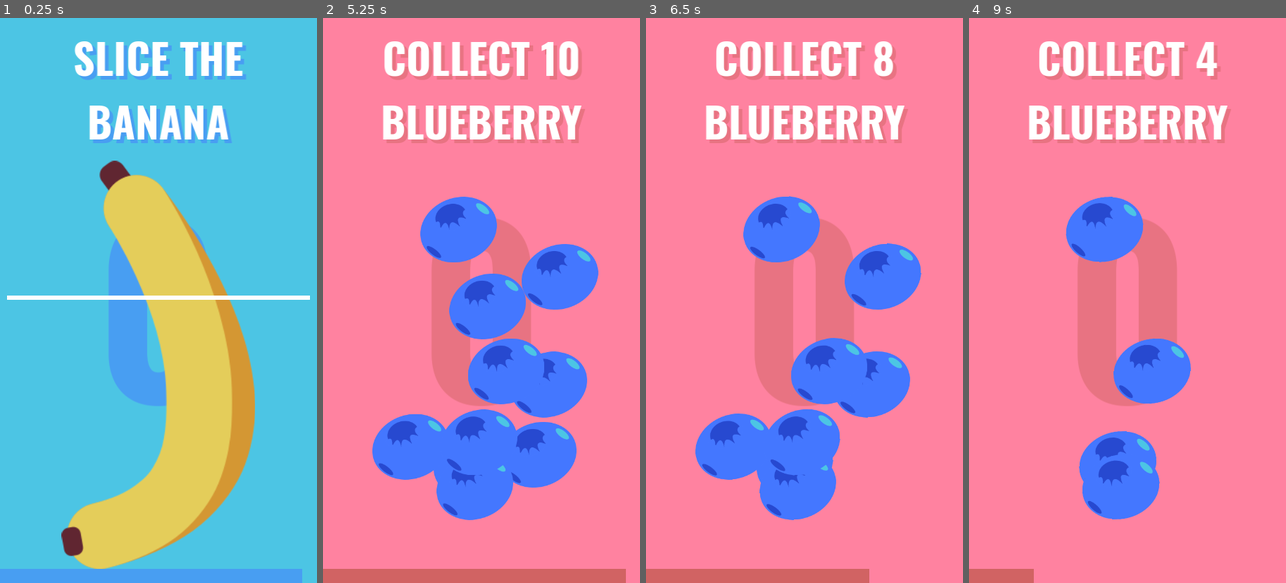
Above: before the commit, frames 1-4 (left to right).
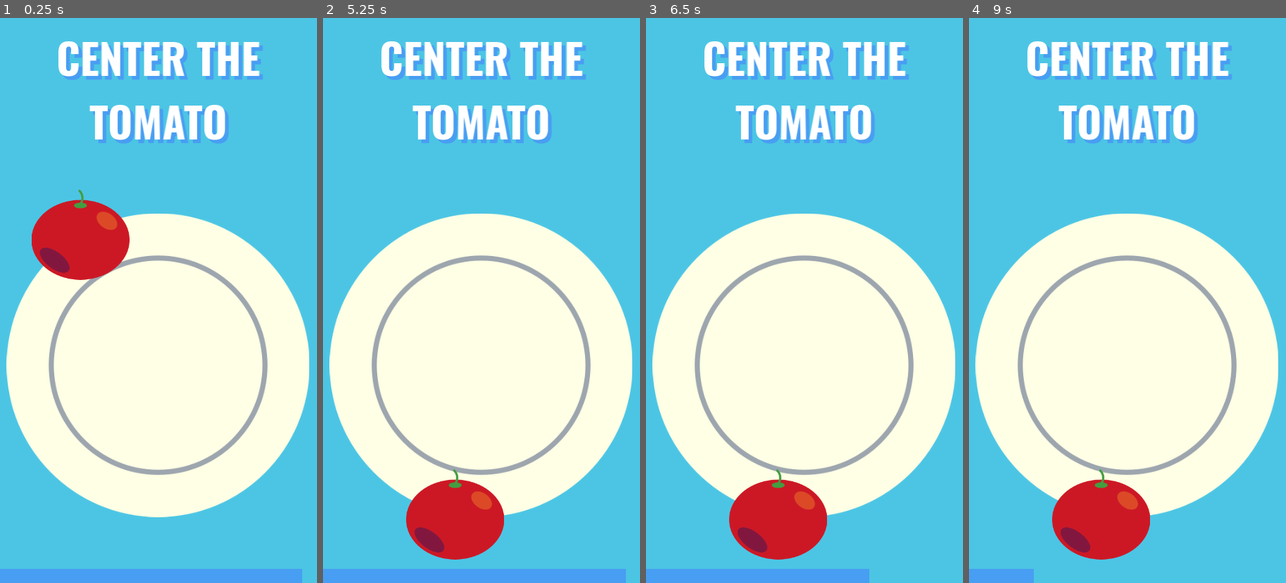
Above: after the commit, the same moments.

Repository: Birdboys/pocketSous
Game: Godot game, scene res://Scenes/base_mini_game.tscn
Two runs of this game, one before a commit and one after it. Both use one fixed random seed, a clock stepped at 60 frames per second and the inputs below.
Inputs (mouse positions are in pixels of both pictures, inside the frame that each line leads up to):
- Up to frame 1 (0.25 s): no input
- Up to frame 2 (5.25 s): drag from (329, 294) to (633, 294) at 0.52 s; drag from (633, 294) to (329, 294) at 1.27 s; tap Enter at 2, 3.5 s; move the mouse to (481, 294) at 2.02 s; press the mouse at (481, 294) at 2.03 s; release the mouse at (481, 294) at 2.75 s; tap Space at 2.75 s; drag from (465, 413) to (633, 294) at 2.77 s; move the mouse to (576, 385) at 3.52 s; press the mouse at (576, 385) at 3.53 s; release the mouse at (576, 385) at 4.25 s; drag from (386, 215) to (481, 294) at 4.27 s; move the mouse to (497, 300) at 5.02 s; press the mouse at (497, 300) at 5.03 s
- Up to frame 3 (6.5 s): release the mouse at (820, 300) at 5.75 s; click (861, 453) at 5.77 s
- Up to frame 4 (9 s): click (1194, 385) at 6.52 s; click (1206, 277) at 7.27 s; click (1117, 464) at 8.02 s; click (1057, 447) at 8.77 s

The runs differ from the first frame. In frame 1, 52% of the frame differs, in the area x 2-98%, y 4-98%; in frame 2, 98%; in frame 3, 98%; in frame 4, 99%, in the area x 0-100%, y 0-100%.

Commit message:
centering food on plate game mode started

Diff:
--- /dev/null
+++ b/Assets/foods/utensil/plate.svg
@@ -0,0 +1,67 @@
+<?xml version="1.0" encoding="UTF-8" standalone="no"?>
+<!-- Created with Inkscape (http://www.inkscape.org/) -->
+
+<svg
+   width="483.68735"
+   height="483.68735"
+   viewBox="0 0 127.9756 127.97561"
+   version="1.1"
+   id="svg1"
+   sodipodi:docname="plate.svg"
+   inkscape:version="1.3 (0e150ed6c4, 2023-07-21)"
+   xmlns:inkscape="http://www.inkscape.org/namespaces/inkscape"
+   xmlns:sodipodi="http://sodipodi.sourceforge.net/DTD/sodipodi-0.dtd"
+   xmlns="http://www.w3.org/2000/svg"
+   xmlns:svg="http://www.w3.org/2000/svg">
+  <sodipodi:namedview
+     id="namedview1"
+     pagecolor="#ffffff"
+     bordercolor="#666666"
+     borderopacity="1.0"
+     inkscape:showpageshadow="2"
+     inkscape:pageopacity="0.0"
+     inkscape:pagecheckerboard="0"
+     inkscape:deskcolor="#d1d1d1"
+     inkscape:document-units="mm"
+     inkscape:zoom="1.5340488"
+     inkscape:cx="212.50953"
+     inkscape:cy="282.58553"
+     inkscape:window-width="1920"
+     inkscape:window-height="1057"
+     inkscape:window-x="-8"
+     inkscape:window-y="-8"
+     inkscape:window-maximized="1"
+     inkscape:current-layer="layer1" />
+  <defs
+     id="defs1">
+    <inkscape:path-effect
+       effect="spiro"
+       id="path-effect3"
+       is_visible="true"
+       lpeversion="1" />
+  </defs>
+  <g
+     inkscape:label="Layer 1"
+     inkscape:groupmode="layer"
+     id="layer1"
+     transform="translate(-3.7455249,-3.7455249)">
+    <circle
+       style="fill:#feffe5;stroke:#e4cd5a;stroke-width:0;stroke-linecap:round;paint-order:stroke markers fill"
+       id="path1"
+       cx="67.73333"
+       cy="67.73333"
+       r="63.987804" />
+    <circle
+       style="fill:#9da5ae;stroke:#5a71e4;stroke-width:0;stroke-linecap:round;paint-order:stroke markers fill"
+       id="circle3"
+       cx="67.73333"
+       cy="67.73333"
+       r="46.222996" />
+    <circle
+       style="fill:#feffe5;stroke:#e4cd5a;stroke-width:0;stroke-linecap:round;paint-order:stroke markers fill"
+       id="circle4"
+       cx="67.73333"
+       cy="67.73333"
+       r="44.067074" />
+  </g>
+</svg>
--- /dev/null
+++ b/Scenes/center_plate_game.tscn
@@ -0,0 +1,41 @@
+[gd_scene load_steps=4 format=3 uid="uid://435ga27ellrf"]
+
+[ext_resource type="Script" path="res://Scripts/center_plate_game.gd" id="1_oq8gt"]
+[ext_resource type="Texture2D" uid="uid://co6lq6wxk8i06" path="res://Assets/foods/utensil/plate.svg" id="1_vi08t"]
+
+[sub_resource type="CircleShape2D" id="CircleShape2D_jcovg"]
+radius = 32.0
+
+[node name="centerPlateGame" type="Control"]
+layout_mode = 3
+anchors_preset = 15
+anchor_right = 1.0
+anchor_bottom = 1.0
+grow_horizontal = 2
+grow_vertical = 2
+size_flags_horizontal = 3
+size_flags_vertical = 3
+script = ExtResource("1_oq8gt")
+
+[node name="plate" type="TextureRect" parent="."]
+layout_mode = 1
+anchors_preset = 15
+anchor_right = 1.0
+anchor_bottom = 1.0
+grow_horizontal = 2
+grow_vertical = 2
+rotation = 0.00179875
+texture = ExtResource("1_vi08t")
+stretch_mode = 5
+
+[node name="centerArea" type="Area2D" parent="."]
+
+[node name="centerAreaShape" type="CollisionShape2D" parent="centerArea"]
+shape = SubResource("CircleShape2D_jcovg")
+
+[node name="centerTimer" type="Timer" parent="."]
+one_shot = true
+
+[connection signal="area_entered" from="centerArea" to="." method="_on_center_area_area_entered"]
+[connection signal="area_exited" from="centerArea" to="." method="_on_center_area_area_exited"]
+[connection signal="timeout" from="centerTimer" to="." method="_on_center_timer_timeout"]
--- /dev/null
+++ b/Scenes/plate_food.tscn
@@ -0,0 +1,19 @@
+[gd_scene load_steps=4 format=3 uid="uid://b67vu4tkgtr6"]
+
+[ext_resource type="Script" path="res://Scripts/plate_food.gd" id="1_belbd"]
+[ext_resource type="Texture2D" uid="uid://cbrnf0i0yjor5" path="res://Assets/foods/apple/red_apple.svg" id="1_jsseo"]
+
+[sub_resource type="CircleShape2D" id="CircleShape2D_hks5i"]
+radius = 32.0
+
+[node name="plateFood" type="CharacterBody2D"]
+motion_mode = 1
+script = ExtResource("1_belbd")
+
+[node name="plateFoodSprite" type="Sprite2D" parent="."]
+texture = ExtResource("1_jsseo")
+
+[node name="plateFoodArea" type="Area2D" parent="."]
+
+[node name="plateFoodAreaShape" type="CollisionShape2D" parent="plateFoodArea"]
+shape = SubResource("CircleShape2D_hks5i")
--- a/Scripts/base_mini_game.gd
+++ b/Scripts/base_mini_game.gd
@@ -9,10 +9,12 @@
 @onready var game_data_3 = {"type":"collect_tap","theme":"pink","task_text":"COLLECT %s BLUEBERRY","num_collect":10,"good_collect":[["berry","blueberry"]],"bad_collect":[]}
 @onready var game_data_4 = {"type":"single_slice","theme":"orange","task_text":"SLICE THE ZUCCHINI","food":"zucchini"}
 @onready var game_data_5 = {"type":"single_slice","theme":"blue","task_text":"SLICE THE BANANA","food":"banana"}
-@onready var games = [game_data_1,game_data_2,game_data_3,game_data_4,game_data_5]
+@onready var game_data_6 = {"type":"center_plate_food","theme":"blue","task_text":"CENTER THE TOMATO","food":["tomato","tomato"]}
+@onready var games = [game_data_6]#[game_data_1,game_data_2,game_data_3,game_data_4,game_data_5,game_data_6]
 @onready var selectTapMiniGame := preload("res://Scenes/select_tap_game.tscn")
 @onready var collectTapMiniGame := preload("res://Scenes/collect_tap_game.tscn")
 @onready var singleSwipeMiniGame := preload("res://Scenes/single_slice_game.tscn")
+@onready var centerPlateFoodMiniGame := preload("res://Scenes/center_plate_game.tscn")
 @onready var current_game = null
 @onready var current_game_type = null
 @onready var current_task = null
@@ -39,6 +41,7 @@
 		'select_tap': generateSelectTapGame(game_data)
 		'collect_tap': generateCollectTapGame(game_data)
 		'single_slice': generateSingleSwipeGame(game_data)
+		'center_plate_food': generateCenterPlateFoodGame(game_data)
 
 func generateSelectTapGame(game_data):
 	updateTask()
@@ -69,6 +72,15 @@
 	await get_tree().process_frame
 	current_game.initialize(game_data['food'])
 
+func generateCenterPlateFoodGame(game_data):
+	updateTask()
+	current_game = centerPlateFoodMiniGame.instantiate()
+	gameArea.add_child(current_game)
+	current_game.game_win.connect(gameWon)
+	current_game.game_loss.connect(reset)
+	await get_tree().process_frame
+	current_game.initialize(game_data['food'])
+
 func reset():
 	clearGame()
 	generateGame(games[randi() % games.size()])
--- /dev/null
+++ b/Scripts/center_plate_game.gd
@@ -0,0 +1,39 @@
+extends Control
+@onready var plate_food := preload("res://Scenes/plate_food.tscn")
+@onready var current_food = null
+@onready var centerArea = $centerArea
+@onready var centerTimer = $centerTimer
+@onready var center_time = 0.75
+signal game_win
+signal game_loss
+
+# Called when the node enters the scene tree for the first time.
+func _ready():
+	pass # Replace with function body.
+
+
+# Called every frame. 'delta' is the elapsed time since the previous frame.
+func _process(delta):
+	pass
+
+func initialize(food):
+	centerArea.position = size/2
+	current_food = plate_food.instantiate()
+	add_child(current_food)
+	#var pos = Vector2(randi_range(0,size.x), randi_range(0,size.y))
+	var pos_dir = Vector2.RIGHT.rotated(deg_to_rad(randi_range(0,360)))
+	var pos_dist = size.x/2
+	var pos = size/2 + pos_dir*pos_dist
+	current_food.initialize(pos,food)
+
+func _on_center_area_area_entered(area):
+	centerTimer.start(center_time)
+	pass # Replace with function body.
+
+func _on_center_area_area_exited(area):
+	centerTimer.stop()
+	pass # Replace with function body.
+
+func _on_center_timer_timeout():
+	emit_signal("game_win")
+	pass # Replace with function body.
--- /dev/null
+++ b/Scripts/plate_food.gd
@@ -0,0 +1,19 @@
+extends CharacterBody2D
+@onready var sprite := $plateFoodSprite
+
+const SPEED = 150.0
+const INPUT_SENS = 0.5
+func _physics_process(delta):
+	#var acc_input = Vector2(Input.get_accelerometer().x, -Input.get_accelerometer().y)
+	#velocity = acc_input.normalized() * SPEED
+	move_and_slide()
+
+	var acc_input = Vector2(Input.get_accelerometer().x, -Input.get_accelerometer().y)
+	if acc_input.length() > 0.5:
+		velocity = acc_input.normalized() * SPEED
+	velocity = lerp(velocity, Vector2.ZERO, 0.25)
+	move_and_slide()
+
+func initialize(pos,food):
+	position = pos
+	sprite.texture =  load("res://Assets/foods/%s/%s.svg" % [food[0], food[1]])
Not shown, added: Assets/foods/utensil/plate.svg.import
